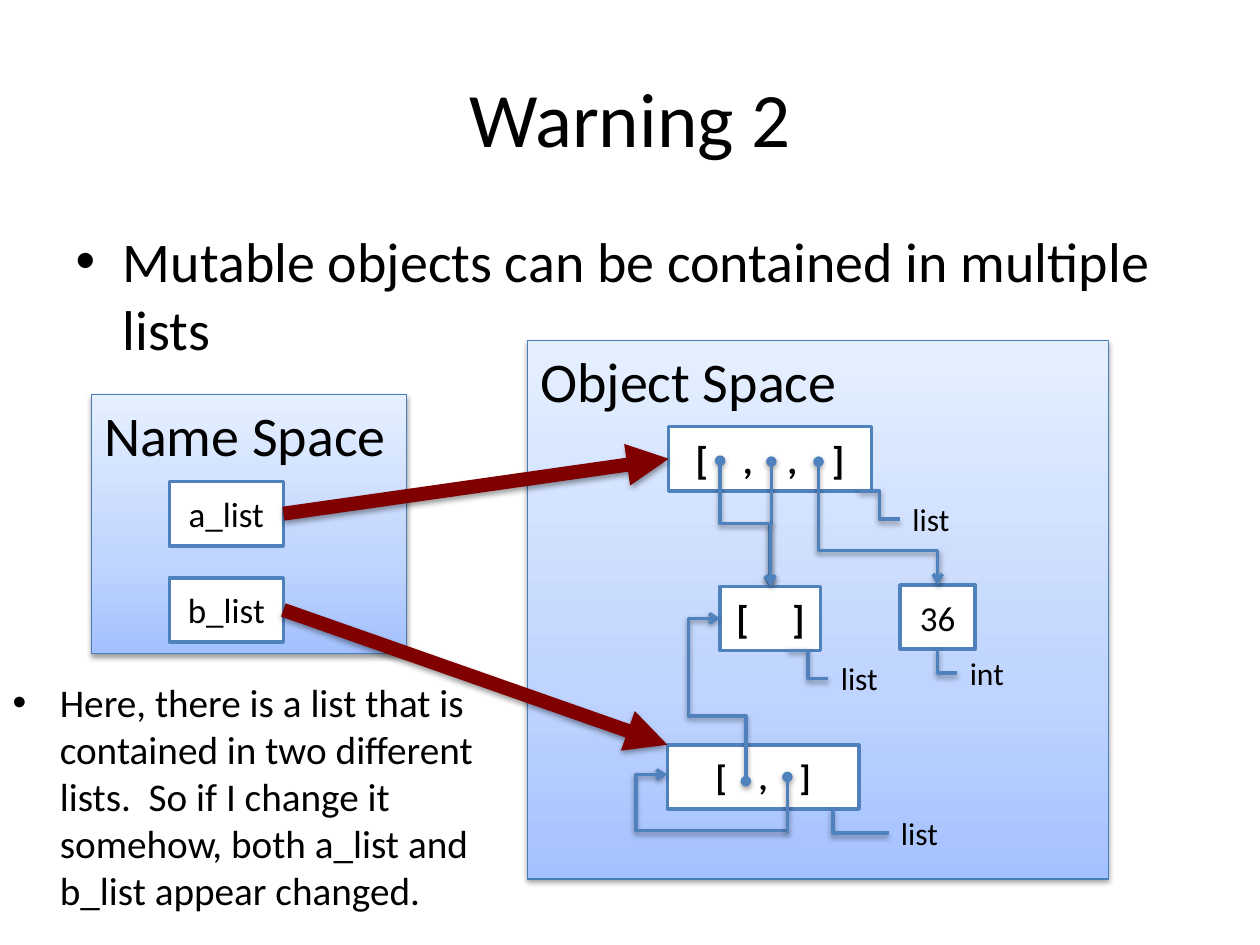
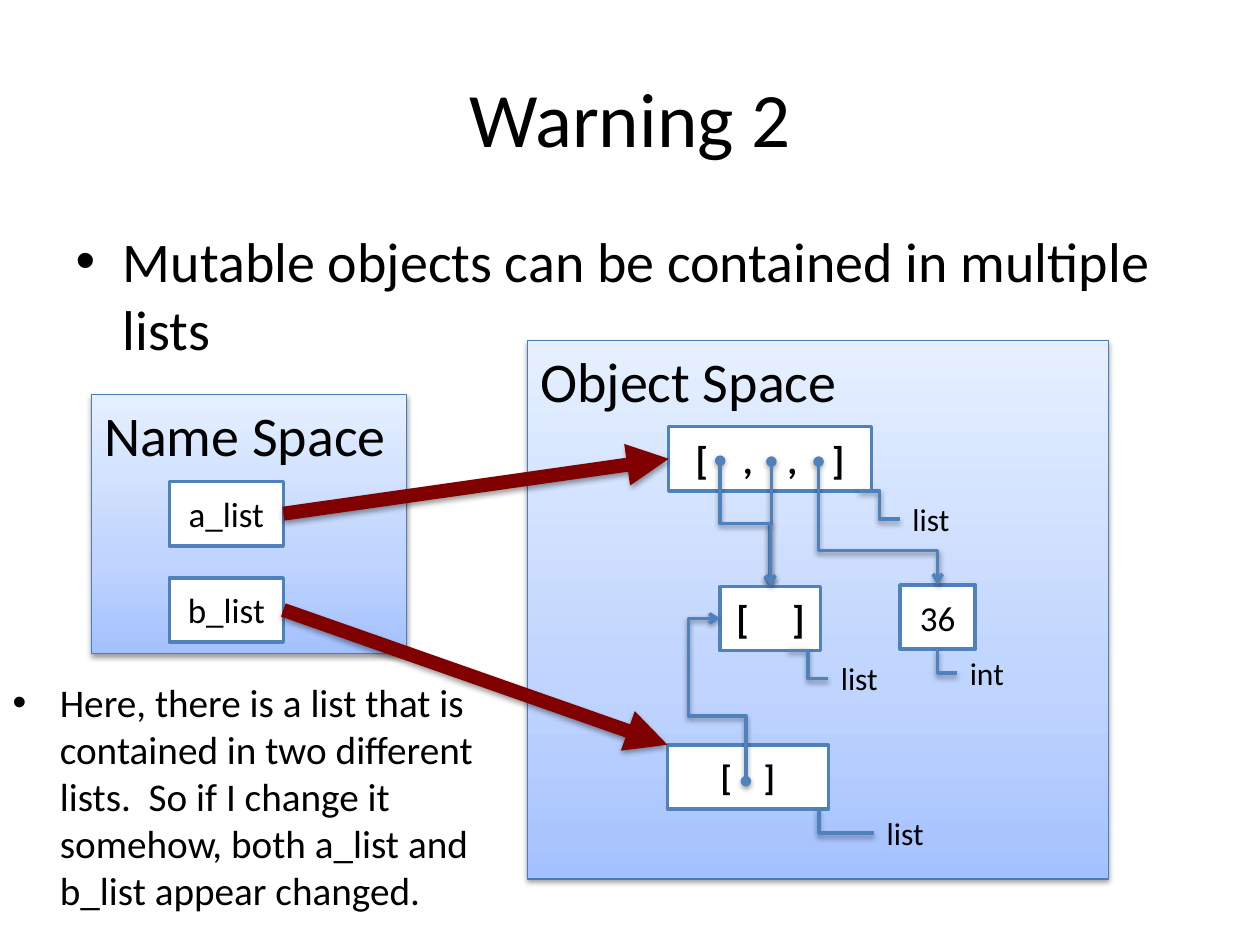
Before and after one commit to zengm71/Course-Overview, a slide deck: slide 4 of lesson_3/Lists_and_Mutability.pptx. Drawn at 1260x945 pixels with LibreOffice and Linux fonts; fonts in the diff are those of the drawing. Boxes give left, top, right and bottom in pixels: in the first picture for what was removed or moved away, otherwise in the second. Text is boxed around its words. In the diff, an @@ line names an element or a change of style, - is before the commit and + after.

Commit message:
revised list references, deep copy

```diff
--- a/lesson_3/Lists_and_Mutability.pptx
+++ b/lesson_3/Lists_and_Mutability.pptx
@@ text in rectangle at bbox=[668, 745, 829, 809]: text changed @@
-[ , ]
+[ ]
@@ rectangle "[ ]": place and size @@
-rectangle "[ ]" at bbox=[668, 745, 859, 809]
+rectangle "[ ]" at bbox=[668, 745, 829, 809]
@@ elbow arrow removed from (788, 830) to (668, 775) @@
@@ arrow removed from (788, 833) to (788, 777) @@
@@ elbow line moved from (833, 809) - (888, 833) to (819, 809) - (874, 833) @@
@@ text "list": place and size @@
-text "list" at bbox=[901, 823, 938, 846]
+text "list" at bbox=[887, 823, 924, 846]
```
Also in this commit, not shown: 2 other slides changed, 1 other file.
